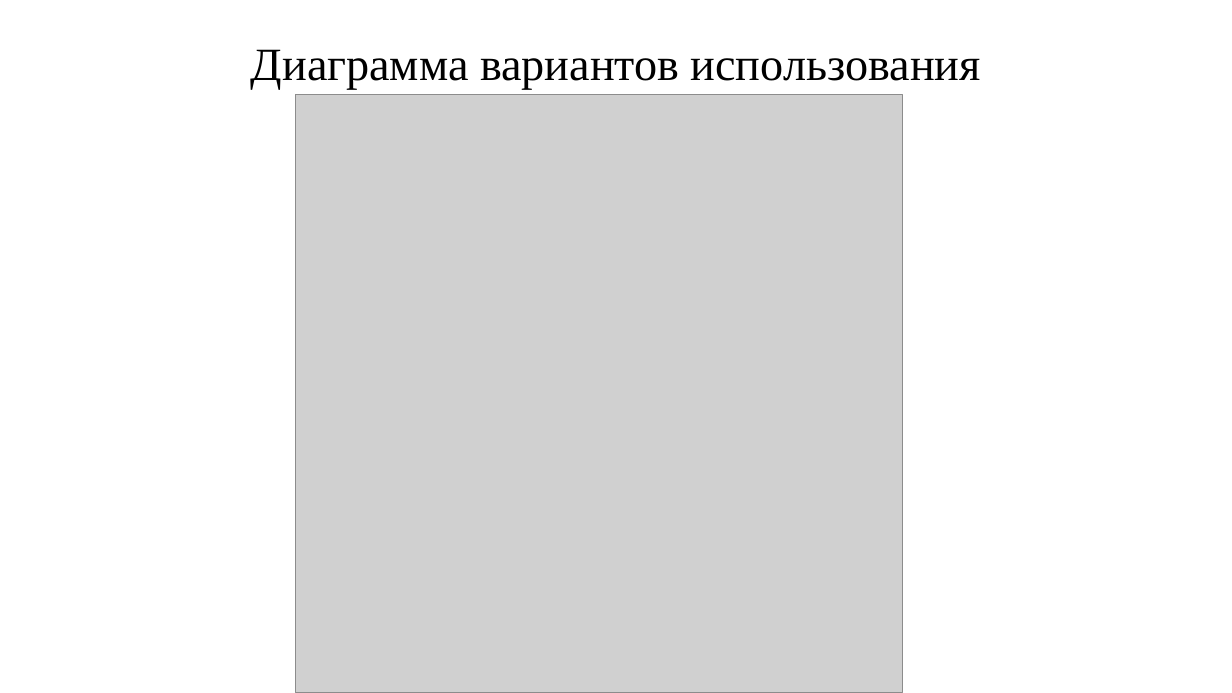
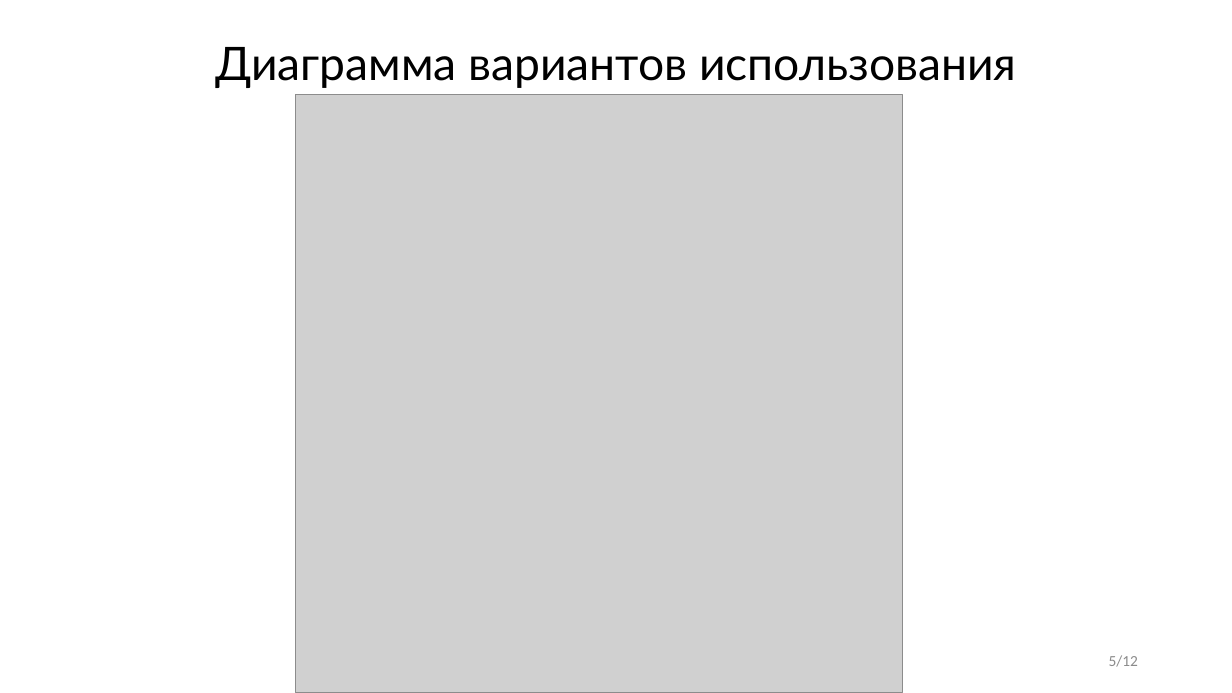
Before and after one commit to molo4kaPlus/particle_benchmark, a slide deck: slide 5 of docs/КузьминГО_курсовая.pptx (slide 3 before the commit). Drawn at 1232x693 pixels with LibreOffice and Linux fonts; fonts in the diff are those of the drawing; grey boxes stand for pictures. Boxes give left, top, right and bottom in pixels: in the first picture for what was removed or moved away, otherwise in the second. Text is boxed around its words. In the diff, an @@ line names an element or a change of style, - is before the commit and + after.

```diff
--- a/docs/КузьминГО_курсовая.pptx
+++ b/docs/КузьминГО_курсовая.pptx
@@ title "Диаграмма вариантов использования" at [215,47,1016,88]: font Times New Roman to Lato @@
@@ page number added at [1109,655,1138,667], 12 pt, text #8C8C8C @@
+5/12
```
Also in this commit, not shown: 9 other slides changed, 2 slides added, 2 other files.
